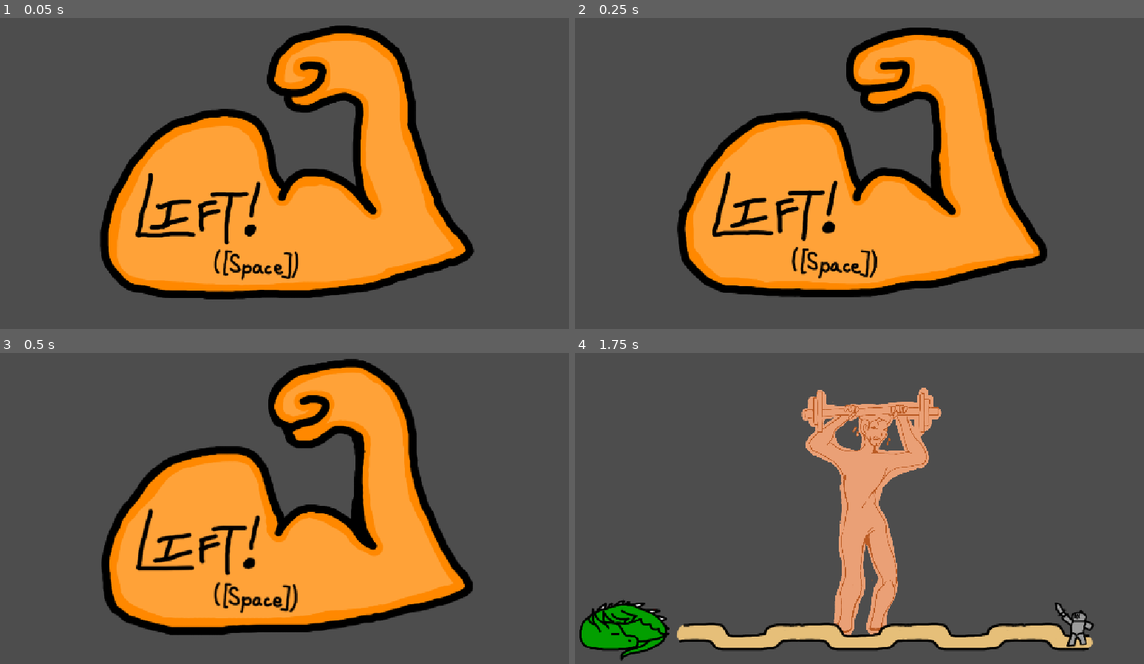
Above: before the commit, frames 1-4 (two rows, left to right).
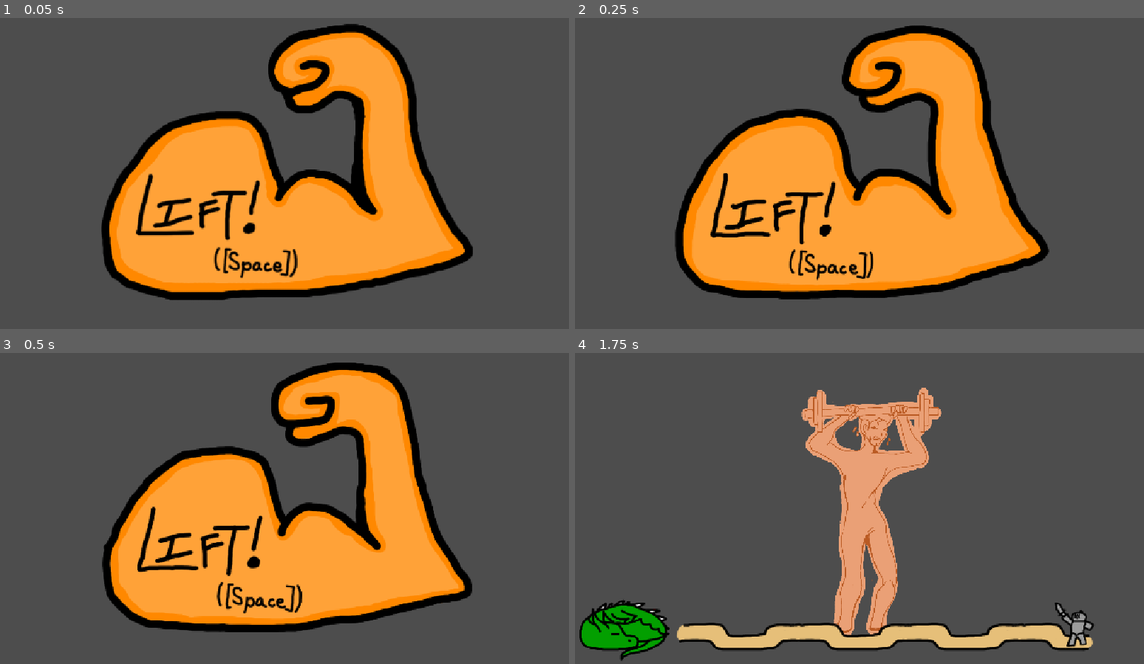
Above: after the commit, the same moments.

Repository: Sharpy796/acm-gamejam-2026
Game: Godot game, scene res://scenes/transitions/lift.tscn
Same seed, same stepped clock (60 frames per second), same inputs: the game is played once before the commit and once after it. This scene is started directly instead of the project's main scene.
Inputs (mouse positions are in pixels of both pictures, inside the frame that each line leads up to):
- Up to frame 1 (0.05 s): no input
- Up to frame 2 (0.25 s): no input
- Up to frame 3 (0.5 s): no input
- Up to frame 4 (1.75 s): tap Enter at 0.5 s; move the mouse to (990, 480) at 0.52 s; click (990, 480) at 0.67 s; tap Space at 0.77, 1.25, 1.52 s; move the mouse to (740, 514) at 1.27 s; click (740, 514) at 1.42 s

The runs differ from the first frame. In frame 1, 6.2% of the frame differs, in the area x 17-84%, y 1-91%; in frame 2, 9.0%, in the area x 17-84%, y 2-91%; in frame 3, 8.1%; in frame 4, nothing differs.

Commit message:
feat: gamble and typing done
FINAL minigames!

Diff:
--- a/Globals.gd
+++ b/Globals.gd
@@ -1,6 +1,6 @@
 extends Node
 
-var level1Minigames: Array[String] = ["transitions/brewcoffee","transitions/lift","minigames/dressUp/minigameDressUp"]
+var level1Minigames: Array[String] = ["transitions/brewcoffee","transitions/lift","minigames/dressUp/minigameDressUp","minigames/typing/minigameTyping","minigames/gamble/minigameGamble"]
 var currentMinigame : int = 0
 var currentSpeed : int = 1
 
--- /dev/null
+++ b/scenes/minigames/gamble/minigameGamble.gd
@@ -0,0 +1,59 @@
+extends AnimatedSprite2D
+
+signal minigame_completed
+@onready var timer: Timer = get_node("Timer")
+var random = RandomNumberGenerator.new()
+var completed = false
+var progress = 0
+var clicking = false
+var hovering = false
+var GOAL = 500
+
+func succeed():
+	frame = 3 # happy sprite
+	timer.wait_time = 1.5*Globals.getTimerAdjustment()
+	timer.one_shot = true
+	timer.start()
+	minigame_completed.emit()
+	completed = true
+
+func _input(event):
+	if not completed:
+		if event is InputEventMouseButton:
+			print("Clicked!")
+			clicking = event.pressed
+		if event is InputEventMouseMotion and clicking and hovering:
+			progress += event.relative.length()/2
+			move_local_x(random.randi_range(-5,5))
+			rotate(random.randf_range(-0.03,0.03))
+			if progress >= GOAL*2.0/3.0:
+				frame = 2
+			elif progress >= GOAL/3.0:
+				frame = 1
+			print(progress)
+
+# Called when the node enters the scene tree for the first time.
+func _ready() -> void:
+	completed = false
+	progress = 0
+	clicking = false
+	hovering = false
+
+
+# Called every frame. 'delta' is the elapsed time since the previous frame.
+func _process(delta: float) -> void:
+	if progress >= GOAL and not completed:
+		completed = true
+		succeed()
+
+
+func _on_area_2d_mouse_entered() -> void:
+	hovering = true
+
+
+func _on_area_2d_mouse_exited() -> void:
+	hovering = false
+
+
+func _on_timer_timeout() -> void:
+	Globals.transitionOutOfMinigame()
--- /dev/null
+++ b/scenes/minigames/gamble/minigameGamble.tscn
@@ -0,0 +1,56 @@
+[gd_scene format=3 uid="uid://ocu4tiaxuaoe"]
+
+[ext_resource type="Texture2D" uid="uid://hnj5f6mpbkgo" path="res://assets/gamble/lottounscratched.png" id="1_8yf6u"]
+[ext_resource type="Texture2D" uid="uid://dufofragn0gjg" path="res://assets/gamble/lottoincomplete2.png" id="2_3p1ok"]
+[ext_resource type="Texture2D" uid="uid://d080lrdxjqcqv" path="res://assets/gamble/lottoscratched.png" id="2_ivtsh"]
+[ext_resource type="PackedScene" uid="uid://b8grj3hlb0vm8" path="res://scenes/transitions/timer.tscn" id="3_af55x"]
+[ext_resource type="Texture2D" uid="uid://dn83nod3c8ixc" path="res://assets/gamble/lottoincomplete1.png" id="3_gv3s4"]
+[ext_resource type="Script" uid="uid://cc2200501myx3" path="res://scenes/minigames/gamble/minigameGamble.gd" id="3_ivtsh"]
+
+[sub_resource type="SpriteFrames" id="SpriteFrames_lfxu0"]
+animations = [{
+"frames": [{
+"duration": 1.0,
+"texture": ExtResource("1_8yf6u")
+}, {
+"duration": 1.0,
+"texture": ExtResource("3_gv3s4")
+}, {
+"duration": 1.0,
+"texture": ExtResource("2_3p1ok")
+}, {
+"duration": 1.0,
+"texture": ExtResource("2_ivtsh")
+}],
+"loop": 1,
+"name": &"default",
+"speed": 5.0
+}]
+
+[sub_resource type="ConvexPolygonShape2D" id="ConvexPolygonShape2D_af55x"]
+points = PackedVector2Array(-101, 25, -45, 162, 385, -31, 424, -130, 349, -175, 244, -86, -22, 1)
+
+[node name="Node2D" type="Node2D" unique_id=1059122892]
+
+[node name="AnimatedSprite2D" type="AnimatedSprite2D" parent="." unique_id=367868268]
+position = Vector2(578, 279)
+sprite_frames = SubResource("SpriteFrames_lfxu0")
+script = ExtResource("3_ivtsh")
+
+[node name="Timer" type="Timer" parent="AnimatedSprite2D" unique_id=1971698983]
+
+[node name="Area2D" type="Area2D" parent="AnimatedSprite2D" unique_id=2095825573]
+position = Vector2(-547, -287)
+
+[node name="CollisionShape2D" type="CollisionShape2D" parent="AnimatedSprite2D/Area2D" unique_id=302482803]
+position = Vector2(432, 331)
+shape = SubResource("ConvexPolygonShape2D_af55x")
+
+[node name="timer" parent="." unique_id=1188562089 instance=ExtResource("3_af55x")]
+position = Vector2(934, -217)
+offset = Vector2(-355, 794)
+
+[connection signal="minigame_completed" from="AnimatedSprite2D" to="timer" method="_on_animated_sprite_2d_minigame_completed"]
+[connection signal="timeout" from="AnimatedSprite2D/Timer" to="AnimatedSprite2D" method="_on_timer_timeout"]
+[connection signal="mouse_entered" from="AnimatedSprite2D/Area2D" to="AnimatedSprite2D" method="_on_area_2d_mouse_entered"]
+[connection signal="mouse_exited" from="AnimatedSprite2D/Area2D" to="AnimatedSprite2D" method="_on_area_2d_mouse_exited"]
--- /dev/null
+++ b/scenes/minigames/typing/letter_e.gd
@@ -0,0 +1,12 @@
+extends AnimatedSprite2D
+
+
+# Called when the node enters the scene tree for the first time.
+func _ready() -> void:
+	speed_scale = 1.0/Globals.getTimerAdjustment()
+	play()
+
+
+# Called every frame. 'delta' is the elapsed time since the previous frame.
+func _process(delta: float) -> void:
+	pass
--- /dev/null
+++ b/scenes/minigames/typing/letter_m.gd
@@ -0,0 +1,12 @@
+extends AnimatedSprite2D
+
+
+# Called when the node enters the scene tree for the first time.
+func _ready() -> void:
+	speed_scale = 1.0/Globals.getTimerAdjustment()
+	play()
+
+
+# Called every frame. 'delta' is the elapsed time since the previous frame.
+func _process(delta: float) -> void:
+	pass
--- /dev/null
+++ b/scenes/minigames/typing/letter_n.gd
@@ -0,0 +1,12 @@
+extends AnimatedSprite2D
+
+
+# Called when the node enters the scene tree for the first time.
+func _ready() -> void:
+	speed_scale = 1.0/Globals.getTimerAdjustment()
+	play()
+
+
+# Called every frame. 'delta' is the elapsed time since the previous frame.
+func _process(delta: float) -> void:
+	pass
--- /dev/null
+++ b/scenes/minigames/typing/letter_o.gd
@@ -0,0 +1,12 @@
+extends AnimatedSprite2D
+
+
+# Called when the node enters the scene tree for the first time.
+func _ready() -> void:
+	speed_scale = 1.0/Globals.getTimerAdjustment()
+	play()
+
+
+# Called every frame. 'delta' is the elapsed time since the previous frame.
+func _process(delta: float) -> void:
+	pass
--- /dev/null
+++ b/scenes/minigames/typing/letter_y.gd
@@ -0,0 +1,12 @@
+extends AnimatedSprite2D
+
+
+# Called when the node enters the scene tree for the first time.
+func _ready() -> void:
+	speed_scale = 1.0/Globals.getTimerAdjustment()
+	play()
+
+
+# Called every frame. 'delta' is the elapsed time since the previous frame.
+func _process(delta: float) -> void:
+	pass
--- /dev/null
+++ b/scenes/minigames/typing/minigameTyping.gd
@@ -0,0 +1,43 @@
+extends AnimatedSprite2D
+
+signal minigame_completed
+@onready var timer: Timer = get_node("Timer")
+var progress = 0
+var letters: Array[String] = ["M","O","N","E","Y"]
+var completed = false
+
+func succeed():
+	frame = 1 # happy sprite
+	timer.wait_time = 1.5*Globals.getTimerAdjustment()
+	timer.one_shot = true
+	timer.start()
+	minigame_completed.emit()
+	completed = true
+
+func _input(event):
+	if event is InputEventKey and event.pressed and not completed:
+		if event.as_text() == letters[progress]:
+			progress += 1
+			get_node(event.as_text()).modulate.a = .6
+			if progress >= letters.size():
+				succeed()
+		else:
+			progress = 0
+			for letter in letters:
+				get_node(letter).modulate.a = 1.0
+
+
+# Called when the node enters the scene tree for the first time.
+func _ready() -> void:
+	frame = 0
+	progress = 0
+
+
+# Called every frame. 'delta' is the elapsed time since the previous frame.
+func _process(delta: float) -> void:
+	pass
+
+
+
+func _on_timer_timeout() -> void:
+	Globals.transitionOutOfMinigame()
--- /dev/null
+++ b/scenes/minigames/typing/minigameTyping.tscn
@@ -0,0 +1,152 @@
+[gd_scene format=3 uid="uid://bbwaljmiqkass"]
+
+[ext_resource type="Texture2D" uid="uid://dsrecml5kfmnq" path="res://assets/stuffnthings/cherryshock.png" id="1_87pr3"]
+[ext_resource type="PackedScene" uid="uid://b8grj3hlb0vm8" path="res://scenes/transitions/timer.tscn" id="1_vravi"]
+[ext_resource type="Texture2D" uid="uid://dosbok2ful6hr" path="res://assets/minigameTyping/letters/m1.png" id="2_i1k5m"]
+[ext_resource type="Texture2D" uid="uid://ck2jtttb24pjl" path="res://assets/stuffnthings/orangy.png" id="2_xgubd"]
+[ext_resource type="Texture2D" uid="uid://d2jgnt72p54jd" path="res://assets/minigameTyping/letters/m2.png" id="3_5hchr"]
+[ext_resource type="Script" uid="uid://psolj2e1lgeq" path="res://scenes/minigames/typing/minigameTyping.gd" id="3_xgubd"]
+[ext_resource type="Script" uid="uid://8bvad3l0g34i" path="res://scenes/minigames/typing/letter_m.gd" id="4_is7tm"]
+[ext_resource type="Texture2D" uid="uid://temwoglndn1c" path="res://assets/minigameTyping/letters/o1.png" id="4_xt5xp"]
+[ext_resource type="Texture2D" uid="uid://cg8d30yhinbix" path="res://assets/minigameTyping/letters/o2.png" id="5_pw5xd"]
+[ext_resource type="Texture2D" uid="uid://g6baxju5esk5" path="res://assets/minigameTyping/letters/n1.png" id="6_l3pp7"]
+[ext_resource type="Script" uid="uid://bsahxbeygqhow" path="res://scenes/minigames/typing/letter_o.gd" id="7_7pmfk"]
+[ext_resource type="Texture2D" uid="uid://bqvncn7i5q510" path="res://assets/minigameTyping/letters/n2.png" id="7_is7tm"]
+[ext_resource type="Texture2D" uid="uid://du2oajsid2hph" path="res://assets/minigameTyping/letters/e1.png" id="8_7pmfk"]
+[ext_resource type="Texture2D" uid="uid://ml7sbbphy624" path="res://assets/minigameTyping/letters/e2.png" id="9_87pr3"]
+[ext_resource type="Script" uid="uid://ck8io7p6lpeck" path="res://scenes/minigames/typing/letter_n.gd" id="10_87pr3"]
+[ext_resource type="Texture2D" uid="uid://baq58yp520llx" path="res://assets/minigameTyping/letters/y1.png" id="10_xgubd"]
+[ext_resource type="Texture2D" uid="uid://bc5h4og2dwb0l" path="res://assets/minigameTyping/letters/y2.png" id="11_ouc45"]
+[ext_resource type="Script" uid="uid://3cdk05d4gfi3" path="res://scenes/minigames/typing/letter_e.gd" id="13_xgubd"]
+[ext_resource type="Script" uid="uid://cejyagggianub" path="res://scenes/minigames/typing/letter_y.gd" id="16_ouc45"]
+
+[sub_resource type="SpriteFrames" id="SpriteFrames_ucim2"]
+animations = [{
+"frames": [{
+"duration": 1.0,
+"texture": ExtResource("1_87pr3")
+}, {
+"duration": 1.0,
+"texture": ExtResource("2_xgubd")
+}],
+"loop": 1,
+"name": &"default",
+"speed": 5.0
+}]
+
+[sub_resource type="SpriteFrames" id="SpriteFrames_hjb8m"]
+animations = [{
+"frames": [{
+"duration": 1.0,
+"texture": ExtResource("2_i1k5m")
+}, {
+"duration": 1.0,
+"texture": ExtResource("3_5hchr")
+}],
+"loop": 1,
+"name": &"default",
+"speed": 2.5
+}]
+
+[sub_resource type="SpriteFrames" id="SpriteFrames_lfxu0"]
+animations = [{
+"frames": [{
+"duration": 1.0,
+"texture": ExtResource("4_xt5xp")
+}, {
+"duration": 1.0,
+"texture": ExtResource("5_pw5xd")
+}],
+"loop": 1,
+"name": &"default",
+"speed": 2.5
+}]
+
+[sub_resource type="SpriteFrames" id="SpriteFrames_r6c0r"]
+animations = [{
+"frames": [{
+"duration": 1.0,
+"texture": ExtResource("6_l3pp7")
+}, {
+"duration": 1.0,
+"texture": ExtResource("7_is7tm")
+}],
+"loop": 1,
+"name": &"default",
+"speed": 2.5
+}]
+
+[sub_resource type="SpriteFrames" id="SpriteFrames_odlsx"]
+animations = [{
+"frames": [{
+"duration": 1.0,
+"texture": ExtResource("8_7pmfk")
+}, {
+"duration": 1.0,
+"texture": ExtResource("9_87pr3")
+}],
+"loop": 1,
+"name": &"default",
+"speed": 2.5
+}]
+
+[sub_resource type="SpriteFrames" id="SpriteFrames_g2mn5"]
+animations = [{
+"frames": [{
+"duration": 1.0,
+"texture": ExtResource("10_xgubd")
+}, {
+"duration": 1.0,
+"texture": ExtResource("11_ouc45")
+}],
+"loop": 1,
+"name": &"default",
+"speed": 2.5
+}]
+
+[node name="Node2D" type="Node2D" unique_id=1871124528]
+
+[node name="AnimatedSprite2D" type="AnimatedSprite2D" parent="." unique_id=2137640195]
+position = Vector2(536, 363)
+scale = Vector2(0.2697201, 0.2697201)
+sprite_frames = SubResource("SpriteFrames_ucim2")
+script = ExtResource("3_xgubd")
+
+[node name="Timer" type="Timer" parent="AnimatedSprite2D" unique_id=2125301021]
+
+[node name="M" type="AnimatedSprite2D" parent="AnimatedSprite2D" unique_id=628989544]
+position = Vector2(-804.5377, -863.8585)
+scale = Vector2(0.94864154, 0.9486419)
+sprite_frames = SubResource("SpriteFrames_hjb8m")
+script = ExtResource("4_is7tm")
+
+[node name="O" type="AnimatedSprite2D" parent="AnimatedSprite2D" unique_id=1316046786]
+position = Vector2(-294.29865, -865.38324)
+scale = Vector2(0.7386548, 0.73371786)
+sprite_frames = SubResource("SpriteFrames_lfxu0")
+frame_progress = 0.20138402
+script = ExtResource("7_7pmfk")
+
+[node name="N" type="AnimatedSprite2D" parent="AnimatedSprite2D" unique_id=414578830]
+position = Vector2(166.8396, -856.4435)
+scale = Vector2(0.8637104, 0.8637109)
+sprite_frames = SubResource("SpriteFrames_r6c0r")
+script = ExtResource("10_87pr3")
+
+[node name="E" type="AnimatedSprite2D" parent="AnimatedSprite2D" unique_id=2102416011]
+position = Vector2(596.81836, -856.21606)
+scale = Vector2(0.74691945, 0.74691975)
+sprite_frames = SubResource("SpriteFrames_odlsx")
+script = ExtResource("13_xgubd")
+
+[node name="Y" type="AnimatedSprite2D" parent="AnimatedSprite2D" unique_id=701063032]
+position = Vector2(924.3856, -878.001)
+scale = Vector2(0.6866996, 0.68669987)
+sprite_frames = SubResource("SpriteFrames_g2mn5")
+script = ExtResource("16_ouc45")
+
+[node name="timer" parent="." unique_id=1188562089 instance=ExtResource("1_vravi")]
+position = Vector2(579, 577)
+
+[connection signal="minigame_completed" from="AnimatedSprite2D" to="timer" method="_on_animated_sprite_2d_minigame_completed"]
+[connection signal="timeout" from="AnimatedSprite2D/Timer" to="AnimatedSprite2D" method="_on_timer_timeout"]
--- a/scenes/transitions/transitioncoffee.gd
+++ b/scenes/transitions/transitioncoffee.gd
@@ -7,6 +7,7 @@
 	timer.wait_time = 1*Globals.getTimerAdjustment()
 	timer.one_shot = false
 	timer.start()
+	speed_scale = 1.0/Globals.getTimerAdjustment()
 	play()
 
 
--- a/scenes/transitions/transitionlift.gd
+++ b/scenes/transitions/transitionlift.gd
@@ -7,6 +7,7 @@
 	timer.wait_time = 1*Globals.getTimerAdjustment()
 	timer.one_shot = false
 	timer.start()
+	speed_scale = 1.0/Globals.getTimerAdjustment()*(2.0/3.0)
 	play()
 
 
Binary file added: assets/gamble/lottoincomplete1.png
Not shown, added: assets/gamble/lottoincomplete1.png.import
Binary file added: assets/gamble/lottoincomplete2.png
Not shown, added: assets/gamble/lottoincomplete2.png.import
Binary file added: assets/gamble/lottoscratched.png
Not shown, added: assets/gamble/lottoscratched.png.import
Binary file added: assets/gamble/lottounscratched.png
Not shown, added: assets/gamble/lottounscratched.png.import
Binary file added: assets/minigameTyping/letters/e1.png
Not shown, added: assets/minigameTyping/letters/e1.png.import
Binary file added: assets/minigameTyping/letters/e2.png
Not shown, added: assets/minigameTyping/letters/e2.png.import
(and 25 more such lines)
